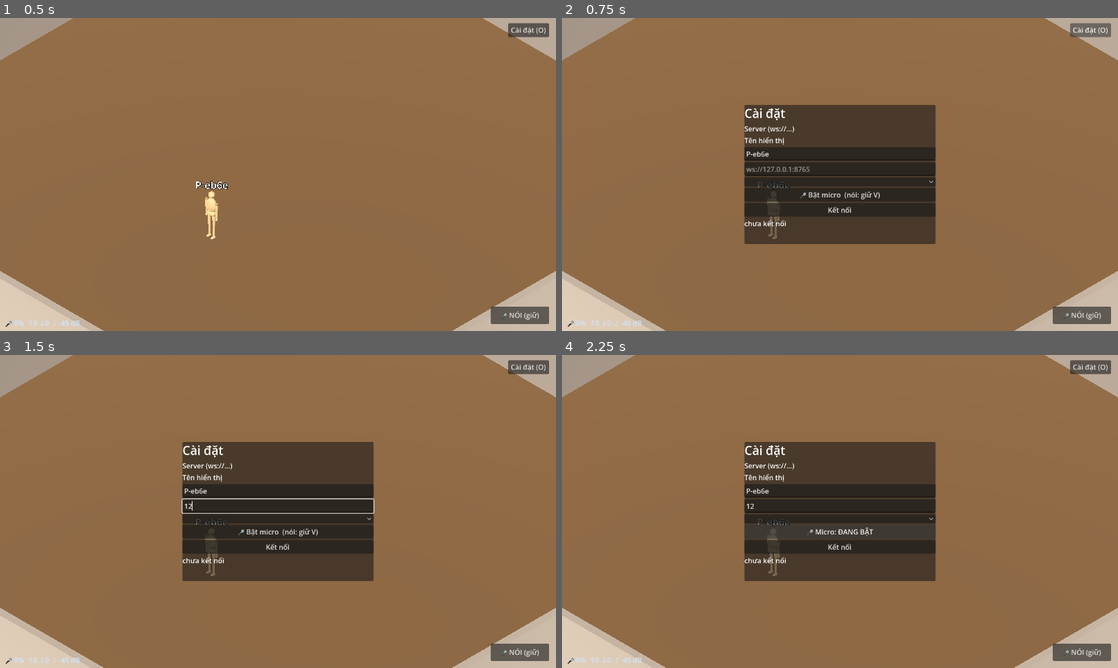
Above: before the commit, frames 1-4 (two rows, left to right).
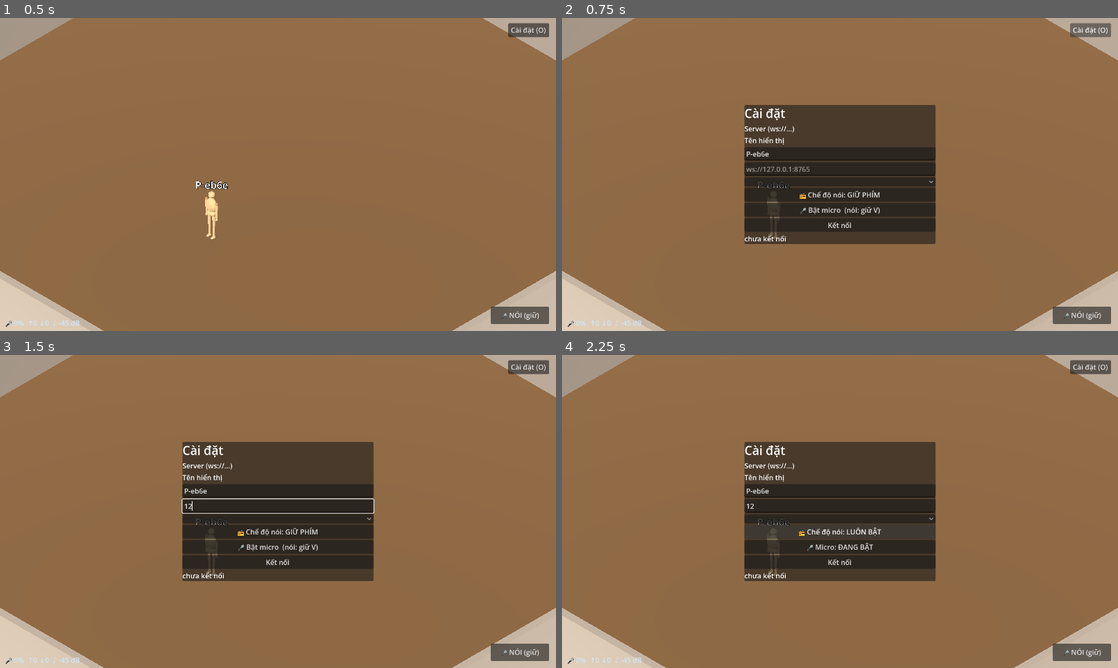
Above: after the commit, the same moments.

Repository: hieubqdsm/crime-in-clock-tower
Game: Godot game, scene res://scenes/main/Main.tscn
Same seed, same stepped clock (60 frames per second), same inputs: the game is played once before the commit and once after it.
Inputs (mouse positions are in pixels of both pictures, inside the frame that each line leads up to):
- Up to frame 1 (0.5 s): no input
- Up to frame 2 (0.75 s): click "Cài đặt (O)" at 0.5 s
- Up to frame 3 (1.5 s): click (278, 505) at 1.27 s; type "12" at 1.35 s
- Up to frame 4 (2.25 s): click (840, 530) at 2 s, where only the run after the commit has a clickable "📻 Chế độ nói: GIỮ PHÍM"

Frame 1 is identical in both runs. In frame 2, 1.8% of the frame differs, in the area x 32-68%, y 55-72%; in frame 3, 1.8%; in frame 4, 1.8%.
Error in both runs: Invalid call. Nonexistent function 'get_frames' in base 'AudioEffectCapture'. (res://scenes/net/voice_capture.gd:283)

Commit message:
F-004: always-on mic mode (VAD open>4.5%/close<3% + 0.6s hangover, Discord-style), mode toggle in Options persisted per browser, live transmitting indicator

Diff:
--- a/scenes/main/OptionsUI.tscn
+++ b/scenes/main/OptionsUI.tscn
@@ -74,6 +74,10 @@
 layout_mode = 2
 item_count = 0
 
+[node name="TalkModeBtn" type="Button" parent="Panel/VBox"]
+layout_mode = 2
+text = "📻 Chế độ nói: GIỮ PHÍM"
+
 [node name="MicBtn" type="Button" parent="Panel/VBox"]
 layout_mode = 2
 text = "🎤 Bật micro  (nói: giữ V)"
@@ -91,4 +95,5 @@
 [connection signal="button_down" from="TalkBtn" to="." method="_on_talk_down"]
 [connection signal="button_up" from="TalkBtn" to="." method="_on_talk_up"]
 [connection signal="pressed" from="Panel/VBox/MicBtn" to="." method="_on_mic_pressed"]
+[connection signal="pressed" from="Panel/VBox/TalkModeBtn" to="." method="_on_talk_mode_pressed"]
 [connection signal="item_selected" from="Panel/VBox/MicOption" to="." method="_on_mic_option_selected"]
--- a/scenes/main/main.gd
+++ b/scenes/main/main.gd
@@ -28,6 +28,7 @@
 
 func _ready() -> void:
 	_options.set_known_name(_net.player_name)
+	_load_talk_mode()
 	_make_dbg_strip()
 	_set_own_name(_net.player_name)
 	_net.state_changed.connect(_on_net_state)
@@ -40,9 +41,11 @@
 	_options.disconnect_requested.connect(_on_disconnect)
 	_options.mic_selected.connect(_on_mic_selected)
 	_options.talk_held.connect(_on_talk_held)
+	_options.talk_mode_changed.connect(_on_talk_mode)
 
 
-func _process(_delta: float) -> void:
+func _process(delta: float) -> void:
+	_vad_hangover = maxf(0.0, _vad_hangover - delta)
 	if _net.connected:
 		var model := _player.get_node("Mannequin") as Node3D
 		var moving := Vector2(_player.velocity.x, _player.velocity.z).length() > 0.3
@@ -118,9 +121,40 @@
 	_talk_held = held
 
 
+func _on_talk_mode(open_mic: bool) -> void:
+	_open_mic = open_mic
+	if OS.has_feature("web"):
+		JavaScriptBridge.eval("localStorage.setItem('cit_open_mic','%s')"
+			% ("1" if open_mic else "0"))
+	if open_mic and not _voice.is_enabled():
+		_on_mic_toggle()   # switching to open mode needs the mic anyway
+
+
+func _load_talk_mode() -> void:
+	var open_mic := false
+	if OS.has_feature("web"):
+		var v = JavaScriptBridge.eval("localStorage.getItem('cit_open_mic') || '0'")
+		open_mic = String(v) == "1"
+	_options.set_open_mic(open_mic)
+	_open_mic = open_mic
+
+
 func _on_voice_captured(pcm: PackedByteArray) -> void:
-	if _net.connected and (_talk_held or Input.is_physical_key_pressed(KEY_V)):
+	if not _net.connected:
+		return
+	var held := _talk_held or Input.is_physical_key_pressed(KEY_V)
+	var level: float = _voice.last_level
+	if held:
 		_net.send_voice(pcm)
+		_vad_hangover = 0.6
+	elif _open_mic and (level > 0.045 or _vad_hangover > 0.0):
+		_net.send_voice(pcm)
+		if level > 0.03:
+			_vad_hangover = 0.6
+	var transmitting := held or (_open_mic and (level > 0.045 or _vad_hangover > 0.0))
+	if transmitting != _transmitting:
+		_transmitting = transmitting
+		_options.set_transmitting(transmitting)
 
 
 func _on_voice_received(id: String, pcm: PackedByteArray) -> void:
@@ -132,6 +166,9 @@
 
 var _mic_ids: Array = []
 var _talk_held := false
+var _open_mic := false
+var _vad_hangover := 0.0
+var _transmitting := false
 
 
 func _on_mic_selected(index: int) -> void:
--- a/scenes/main/options_ui.gd
+++ b/scenes/main/options_ui.gd
@@ -9,6 +9,7 @@
 signal mic_toggle_requested
 signal mic_selected(index: int)
 signal talk_held(held: bool)   # UI push-to-talk (mouse hold on TalkBtn)
+signal talk_mode_changed(open_mic: bool)
 
 const DEFAULT_URL := "ws://127.0.0.1:8765"   # not localhost: webviews may
                                              # resolve ::1 while the room
@@ -21,6 +22,9 @@
 @onready var _mic_btn: Button = $Panel/VBox/MicBtn
 @onready var _mic_option: OptionButton = $Panel/VBox/MicOption
 @onready var _talk_btn: Button = $TalkBtn
+@onready var _mode_btn: Button = $Panel/VBox/TalkModeBtn
+
+var _open_mic := false
 @onready var _connect_btn: Button = $Panel/VBox/ConnectBtn
 @onready var _status: Label = $Panel/VBox/Status
 
@@ -84,6 +88,22 @@
 		Color(0.6, 1.0, 0.6) if ok else Color(1.0, 0.6, 0.5))
 
 
+func _on_talk_mode_pressed() -> void:
+	_open_mic = not _open_mic
+	_mode_btn.text = "📻 Chế độ nói: LUÔN BẬT" if _open_mic else "📻 Chế độ nói: GIỮ PHÍM"
+	talk_mode_changed.emit(_open_mic)
+
+
+func set_open_mic(v: bool) -> void:
+	_open_mic = v
+	_mode_btn.text = "📻 Chế độ nói: LUÔN BẬT" if _open_mic else "📻 Chế độ nói: GIỮ PHÍM"
+
+
+func set_transmitting(on: bool) -> void:
+	# live indicator on the big talk button (VAD / hold both count)
+	_talk_btn.text = "🎤 ĐANG NÓI…" if on else ("🎤 LIVE (nói tự động)" if _open_mic else "🎤 NÓI (giữ)")
+
+
 func _on_talk_down() -> void:
 	_talk_btn.modulate = Color(0.5, 1.0, 0.5)
 	talk_held.emit(true)
